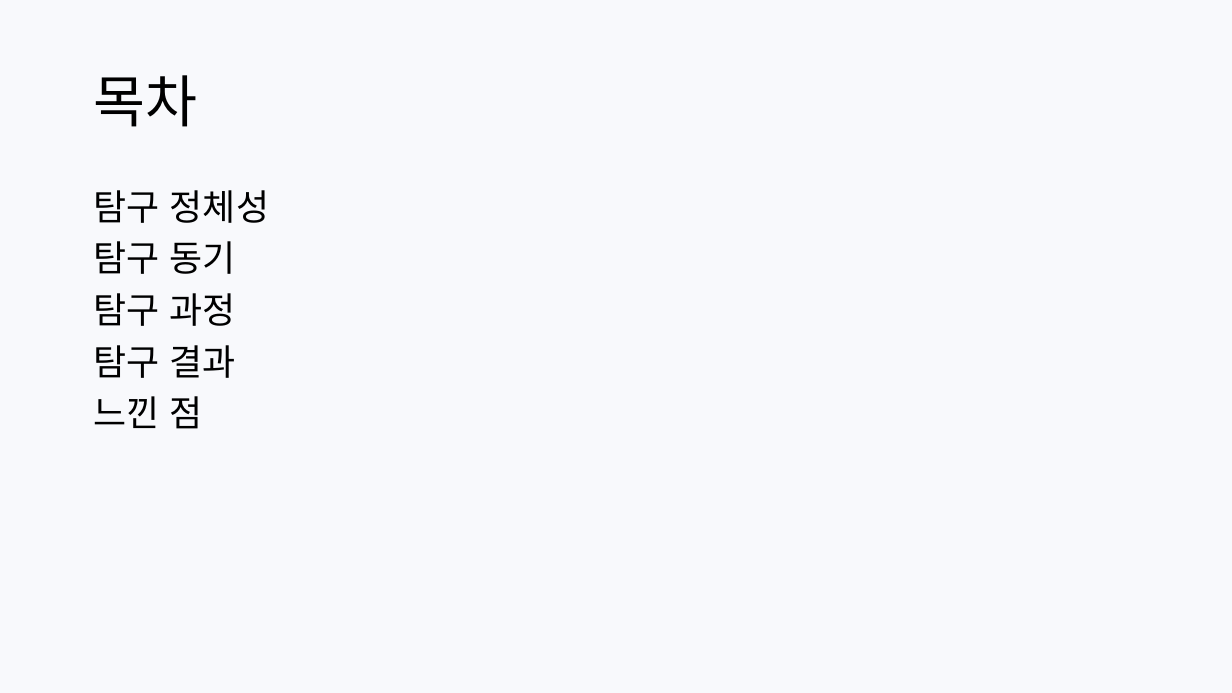
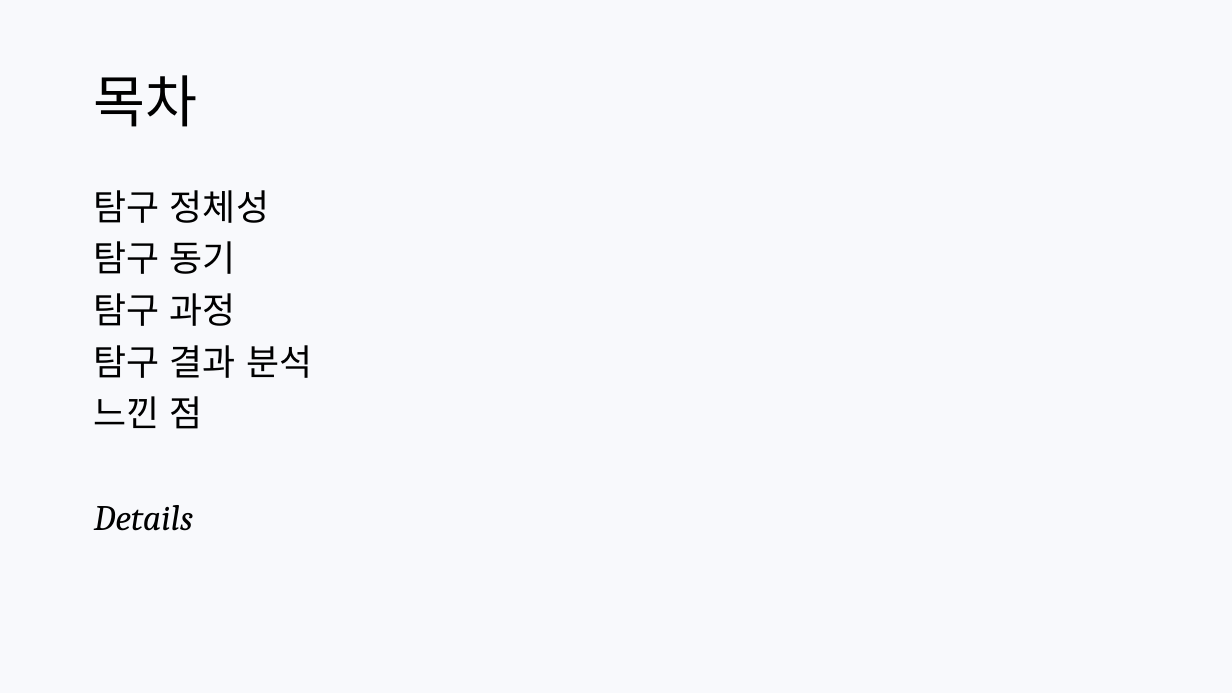
Before and after one commit to ohyunu525/KK-AI, a slide deck: slide 2 of Documents/보고서 파일.pptx. Drawn at 1232x693 pixels with LibreOffice and Linux fonts; fonts in the diff are those of the drawing. Boxes give left, top, right and bottom in pixels: in the first picture for what was removed or moved away, otherwise in the second. Text is boxed around its words. In the diff, an @@ line names an element or a change of style, - is before the commit and + after.

```diff
--- a/Documents/보고서 파일.pptx
+++ b/Documents/보고서 파일.pptx
@@ text at (94,345,312,378): text changed @@
-탐구 결과
+탐구 결과 분석
@@ text at (94,505,193,531): paragraph added @@
+Details
```
Also in this commit, not shown: 8 other slides changed, 8 slides added, 21 other files.
